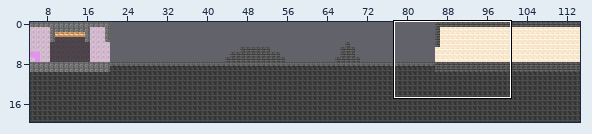
Tiled map -- Resources/testmap.tmx. The first picture is a wide view before the edit; the outline marks the close-up.
Close-up. Before the edit:
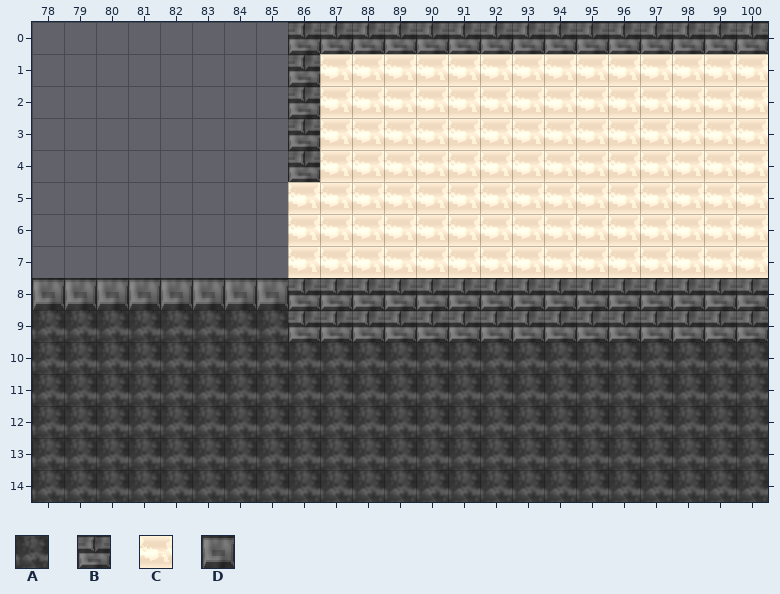
Cells are 32x32 px. Shown: x 78..100, y 0..14. The commit also changed other parts of the map, which this record leaves out.
Key: from "tileset": A 0, B 9, C 14, D 15.
_ is an empty cell, # one hidden under a higher layer.
Layer "visualbg" before, first column x 78:
 0 ________##########_____
 1 ________#CCCCCCCC#_____
 2 ________#CCCCCCCC#_____
 3 ________#CCCCCCCC#_____
 4 ________#CCCCCCCC#_____
 5 ________CCCCCCCCC#_____
 6 ________CCCCCCCCC#_____
 7 ________CCCCCCCCC#_____
 8 ________##########_____
 9 _______________________
10 AAAAAAAAAAAAAAAAAAAAAAA
11 AAAAAAAAAAAAAAAAAAAAAAA
12 AAAAAAAAAAAAAAAAAAAAAAA
13 AAAAAAAAAAAAAAAAAAAAAAA
14 AAAAAAAAAAAAAAAAAAAAAAA
Layer "collision" before, first column x 78:
 0 ________###############
 1 ________#______________
 2 ________#______________
 3 ________#______________
 4 ________#______________
 5 _______________________
 6 _______________________
 7 _______________________
 8 DDDDDDDD##########_____
 9 AAAAAAAA##########_____
10 _______________________
11 _______________________
12 _______________________
13 _______________________
14 _______________________
Layer "visual" before, first column x 78:
 0 ________BBBBBBBBBBBBBBB
 1 ________B________CCCCCC
 2 ________B________CCCCCC
 3 ________B________CCCCCC
 4 ________B________CCCCCC
 5 _________________CCCCCC
 6 _________________CCCCCC
 7 _________________CCCCCC
 8 ________BBBBBBBBBBBBBBB
 9 ________BBBBBBBBBBBBBBB
10 _______________________
11 _______________________
12 _______________________
13 _______________________
14 _______________________
After the commit:
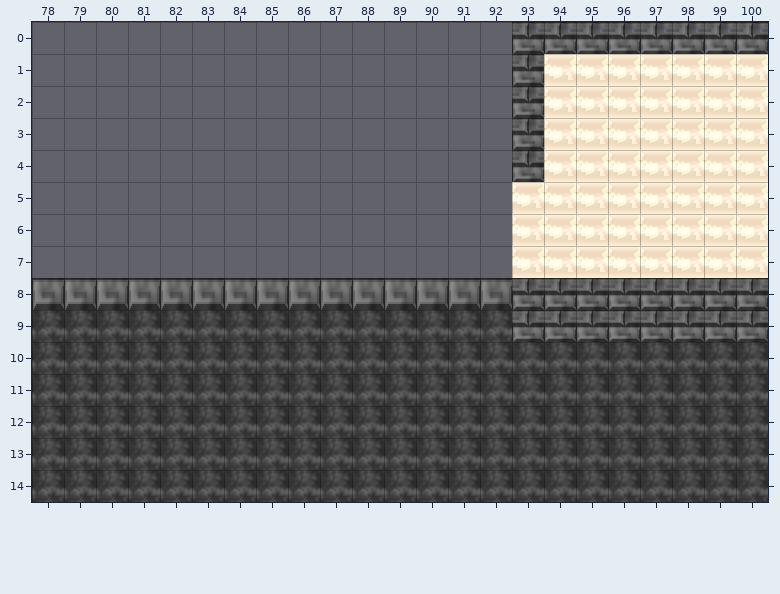
The exact change:
Changed rows in their new state; . is an unchanged cell.
Layer "visualbg":
first column x 86:
 0 _______
 1 _______
 2 _______
 3 _______
 4 _______
 5 _______
 6 _______
 7 _______
Layer "collision":
first column x 86:
 0 _______
 1 _......
 2 _......
 3 _......
 4 _......
Layer "visual":
first column x 86:
 0 _______.
 1 _......B
 2 _......B
 3 _......B
 4 _......B
first column x 86:
 8 DDDDDDD
 9 AAAAAAA
